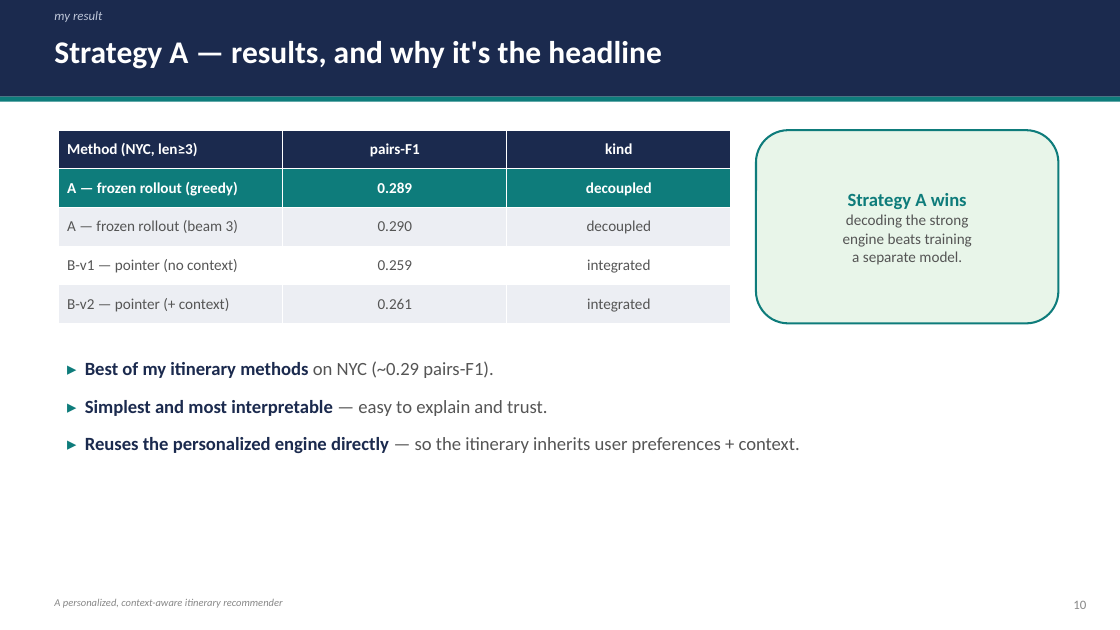
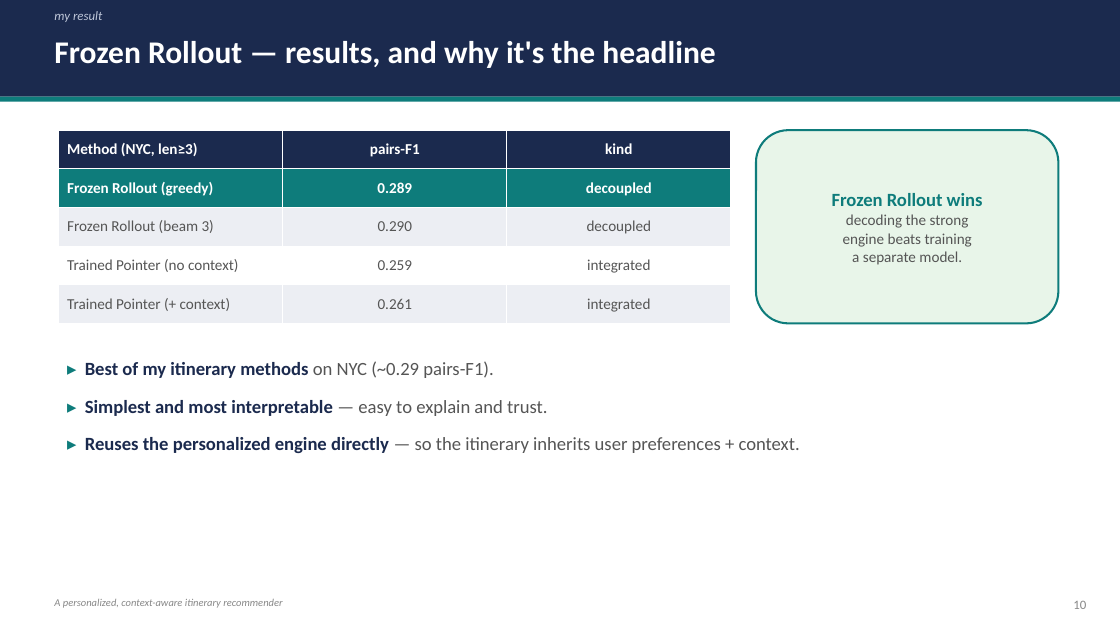
Before and after one commit to 6ym6n/PFE_IMPLEMTATION, a slide deck: slide 10 of presentation/strategy_d/model_slides.pptx. Drawn at 1120x630 pixels with LibreOffice and Linux fonts; fonts in the diff are those of the drawing. Boxes give left, top, right and bottom in pixels: in the first picture for what was removed or moved away, otherwise in the second. Text is boxed around its words. In the diff, an @@ line names an element or a change of style, - is before the commit and + after.

```diff
--- a/presentation/strategy_d/model_slides.pptx
+++ b/presentation/strategy_d/model_slides.pptx
@@ text at bbox=[54, 41, 715, 68]: text changed @@
-Strategy A — results, and why it's the headline
+Frozen Rollout — results, and why it's the headline
@@ table at bbox=[59, 130, 732, 323] @@
-row 2, column 1: A — frozen rollout (greedy)
+row 2, column 1: Frozen Rollout (greedy)
-row 3, column 1: A — frozen rollout (beam 3)
+row 3, column 1: Frozen Rollout (beam 3)
-row 4, column 1: B-v1 — pointer (no context)
+row 4, column 1: Trained Pointer (no context)
-row 5, column 1: B-v2 — pointer (+ context)
+row 5, column 1: Trained Pointer (+ context)
@@ text in rounded rectangle at bbox=[832, 193, 983, 206]: text changed @@
-Strategy A wins
+Frozen Rollout wins
```
Also in this commit, not shown: 7 other slides changed, 3 other files.
